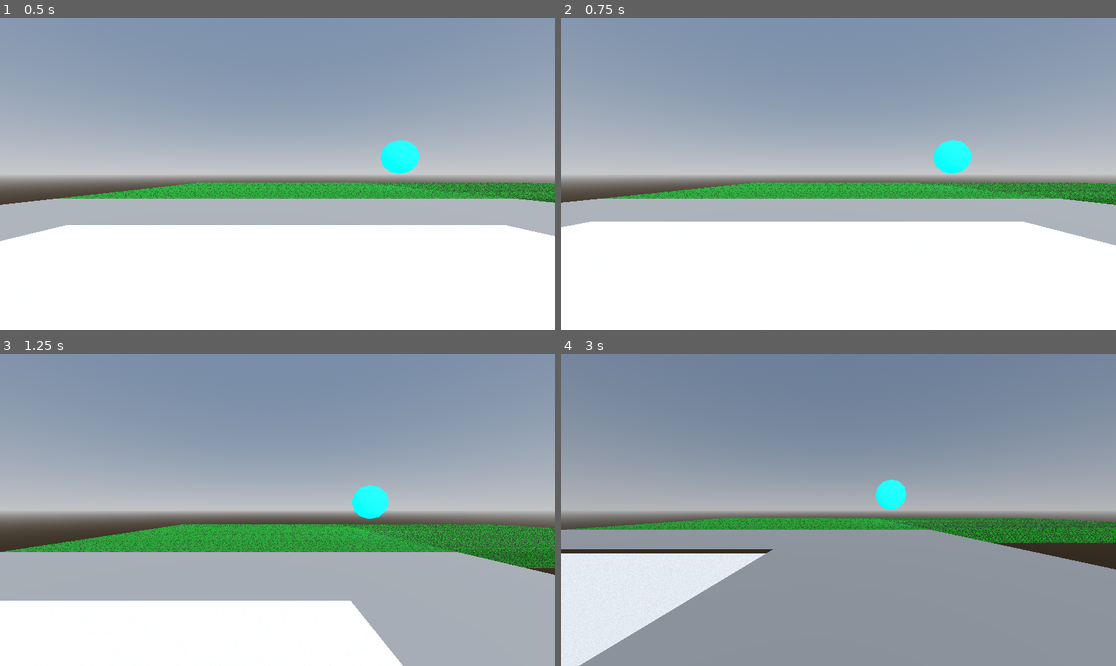
Above: before the commit, frames 1-4 (two rows, left to right).
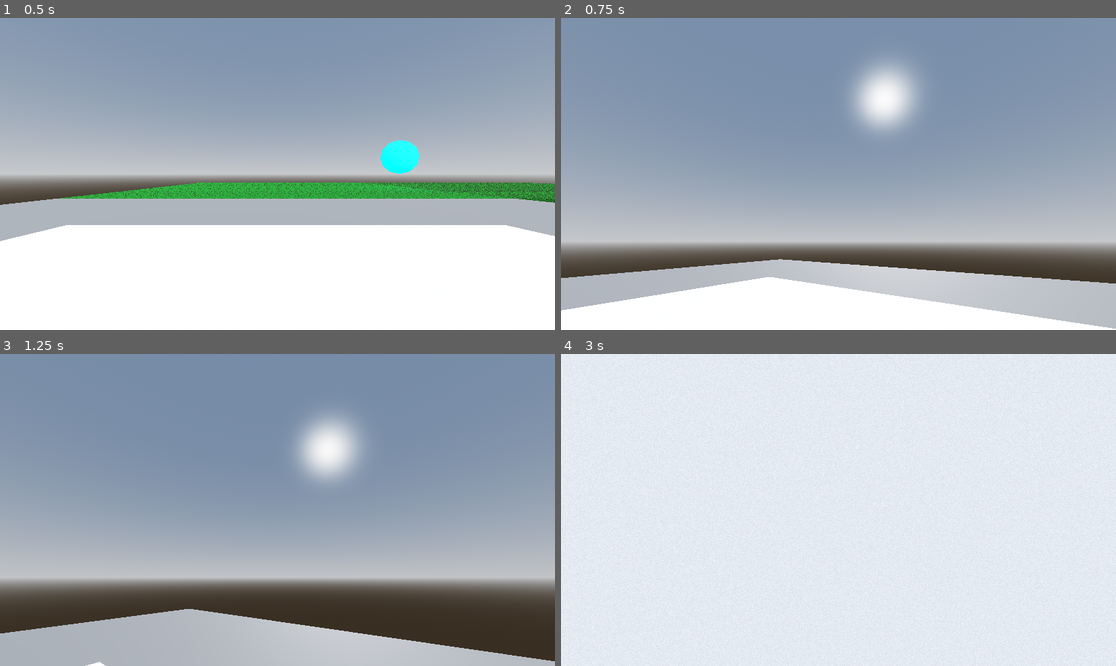
Above: after the commit, the same moments.

Repository: mrxbox1/dream-simulator
Game: Godot game, scene res://scenes/test_map_csg.tscn
Two runs of this game, one before a commit and one after it. Both use one fixed random seed, a clock stepped at 60 frames per second and the inputs below. The project has no main scene, so this scene is started directly.
Inputs (mouse positions are in pixels of both pictures, inside the frame that each line leads up to):
- Up to frame 1 (0.5 s): no input
- Up to frame 2 (0.75 s): move the mouse to (960, 158) at 0.52 s; hold D (right) from 0.53 s (still down)
- Up to frame 3 (1.25 s): keep holding D (right); tap Space (jump) at 0.77 s
- Up to frame 4 (3 s): move the mouse to (727, 525) at 1.27 s; release D (right) at 1.28 s; hold S (back) 1.28-2.03 s; tap Space (jump) at 1.52 s; move the mouse to (894, 441) at 2.02 s; hold D (right) 2.03-2.78 s; move the mouse to (810, 572) at 2.77 s; hold W (forward) from 2.78 s (still down)

Frame 1 is identical in both runs. In frame 2, 50% of the frame differs, in the area x 0-100%, y 14-100%; in frame 3, 58%; in frame 4, 93%, in the area x 0-100%, y 0-100%.

Commit message:
Finally added mouse controls
I got sick of using arrow keys to rotate the camera, so I implemented mouse controls. The mouse is now hidden, and moving it will change the camera's rotation.

Thanks to rbarongr on GitHub for creating a first-person controller for Godot 4 which I pinched some code from. You can see rbarongr's repository for the first-person controller here: https://github.com/rbarongr/GodotFirstPersonController/

Diff:
--- a/scripts/test_player.gd
+++ b/scripts/test_player.gd
@@ -3,10 +3,10 @@
 
 const SPEED = 5.0
 const JUMP_VELOCITY = 4.5
+const MOUSE_SENSITIVITY = 0.01
 
 func _ready() -> void:
-	#Input.mouse_mode = Input.MOUSE_MODE_CAPTURED
-	pass
+	Input.mouse_mode = Input.MOUSE_MODE_CAPTURED
 
 func _physics_process(delta: float) -> void:
 	# Add the gravity.
@@ -22,6 +22,10 @@
 	if Input.is_action_pressed("ui_right"):
 		rotate_y(-5 * delta)
 
+	if Input.is_action_just_pressed("ui_cancel"):
+		if Input.mouse_mode == Input.MOUSE_MODE_CAPTURED: Input.mouse_mode = Input.MOUSE_MODE_VISIBLE
+		else: Input.mouse_mode = Input.MOUSE_MODE_CAPTURED
+
 	# Get the input direction and handle the movement/deceleration.
 	# As good practice, you should replace UI actions with custom gameplay actions.
 	var input_dir := Input.get_vector("left", "right", "forward", "back")
@@ -34,3 +38,14 @@
 		velocity.z = move_toward(velocity.z, 0, SPEED)
 
 	move_and_slide()
+
+# Thank you to rbarongr on GitHub for creating a First Person Controller which I pinched some code from, as you can see below.
+# You can see their repository here: https://github.com/rbarongr/GodotFirstPersonController/tree/main
+func _unhandled_input(event: InputEvent) -> void:
+	if event is InputEventMouseMotion:
+		#print(event.relative)
+		rotate_y(-event.relative.x * MOUSE_SENSITIVITY)
+		$Camera3D.rotation.x = clamp(
+			$Camera3D.rotation.x - event.relative.y * MOUSE_SENSITIVITY,
+			-1.5, 1.5
+		)
